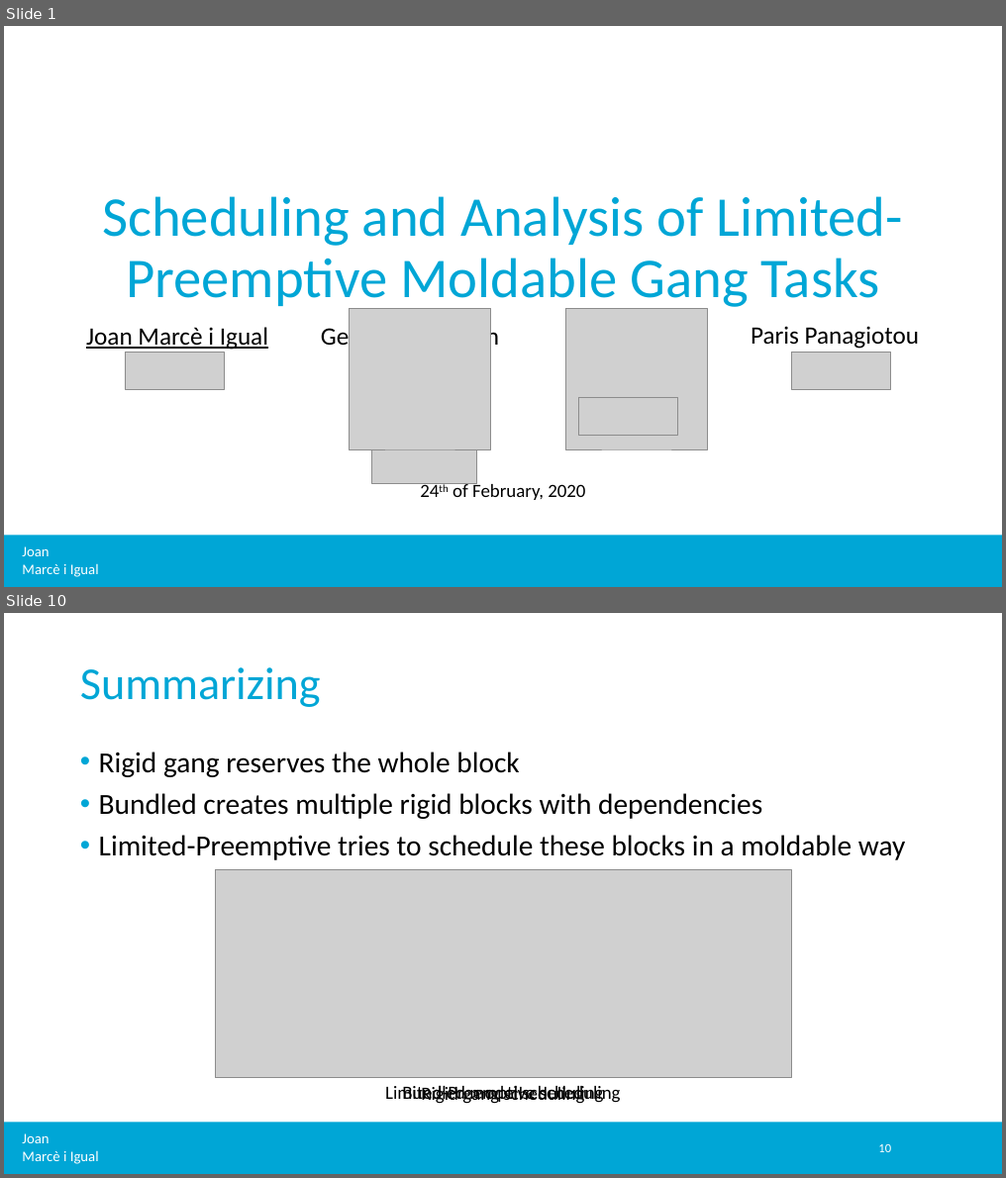
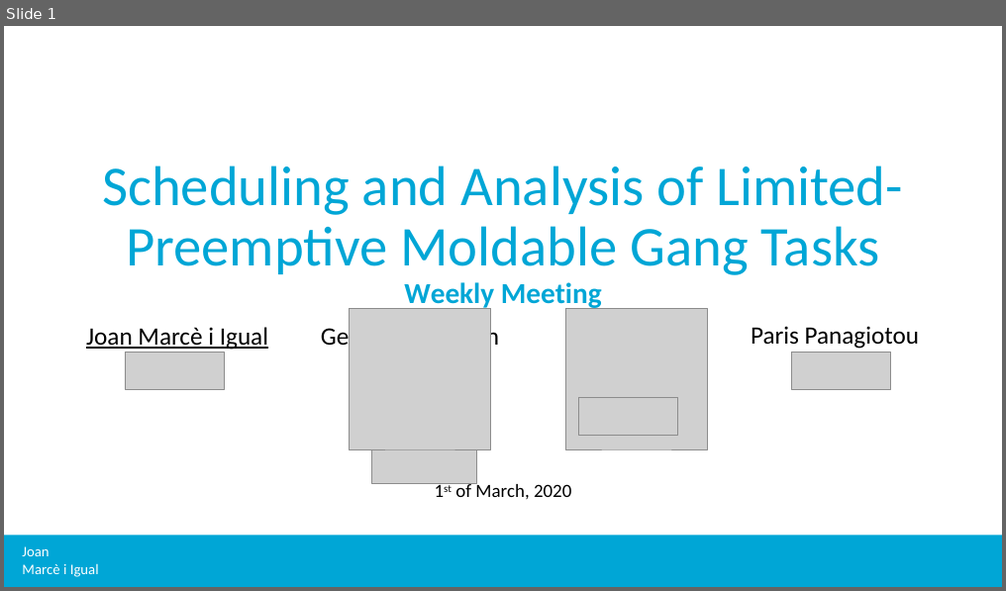
Before and after one commit to jmigual/APATeoria, a slide deck: Notes/TFM_presentations/2020_03_03/2020_03_03.pptx. Shown one above the other, each under a label of ours: slides 1 and 10 before the commit, slide 1 after it; the slides between them are not shown. The pictures are 1006x1178 and 1006x591 pixels, drawn with LibreOffice and Linux fonts; fonts in the diff are those of the drawing; grey boxes stand for pictures; background and template pictures are left out. Boxes give left, top, right and bottom in pixels: in the first picture for what was removed or moved away, otherwise in the second. Text is boxed around its words. In the diff, an @@ line names an element or a change of style, - is before the commit and + after.

```diff
--- a/Notes/TFM_presentations/2020_03_03/2020_03_03.pptx
+++ b/Notes/TFM_presentations/2020_03_03/2020_03_03.pptx
@@ slide 10 removed at [4, 613, 1002, 1174], background #FFFFFF; not listed: 2 template elements that a slide beside it also shows @@
@@ title removed at [80, 667, 321, 707] @@
-Summarizing
@@ text removed at [99, 752, 905, 861] @@
-• Rigid gang reserves the whole block
-• Bundled creates multiple rigid blocks with dependencies
-• Limited-Preemptive tries to schedule these blocks in a moldable way
@@ picture removed at [215, 869, 792, 1078] @@
@@ text removed at [385, 1085, 621, 1104] @@
-Limited-Preemptive scheduling
@@ text removed at [402, 1086, 603, 1103] @@
-Bundled model scheduling
@@ text removed at [421, 1084, 584, 1105] @@
-Rigid gang scheduling
@@ page number removed at [878, 1145, 891, 1153] @@
-10
@@ slide 1 changed as well @@
@@ title at [102, 166, 903, 310]: text changed @@
-Scheduling and Analysis of Limited-Preemptive Moldable Gang Tasks
+Scheduling and Analysis of Limited-Preemptive Moldable Gang Tasks
+Weekly Meeting
@@ text at [455, 482, 571, 499]: text changed @@
-24th of February, 2020
+1st of March, 2020
```
Also in this commit, not shown: 1 other slide changed, 4 slides added, 21 other slides removed, 3 other files.
